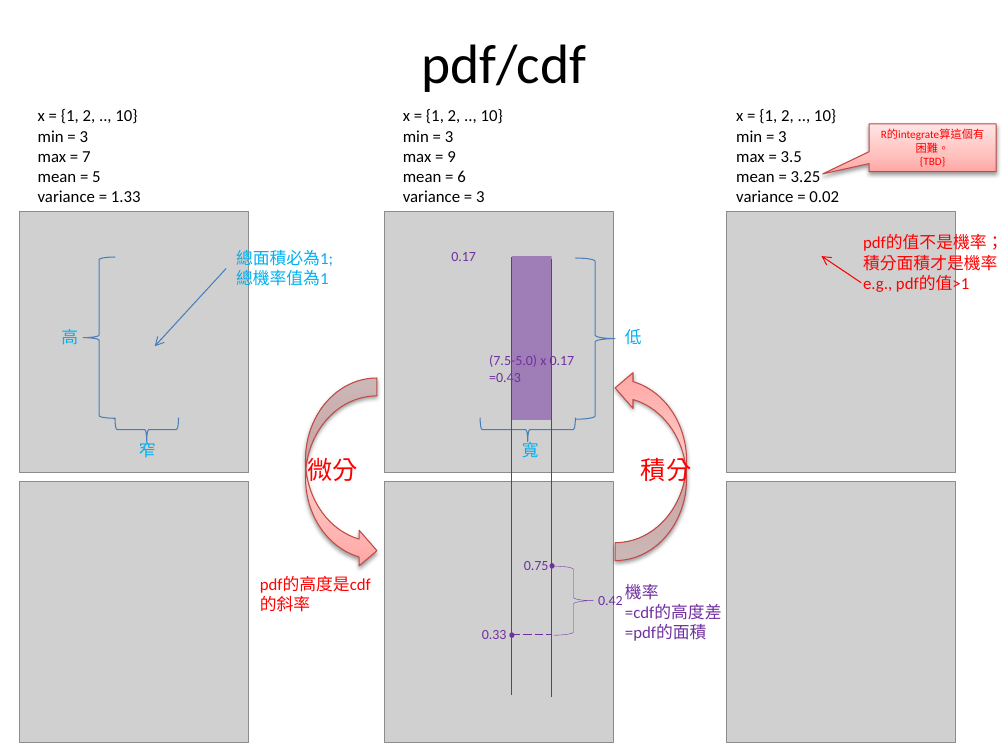
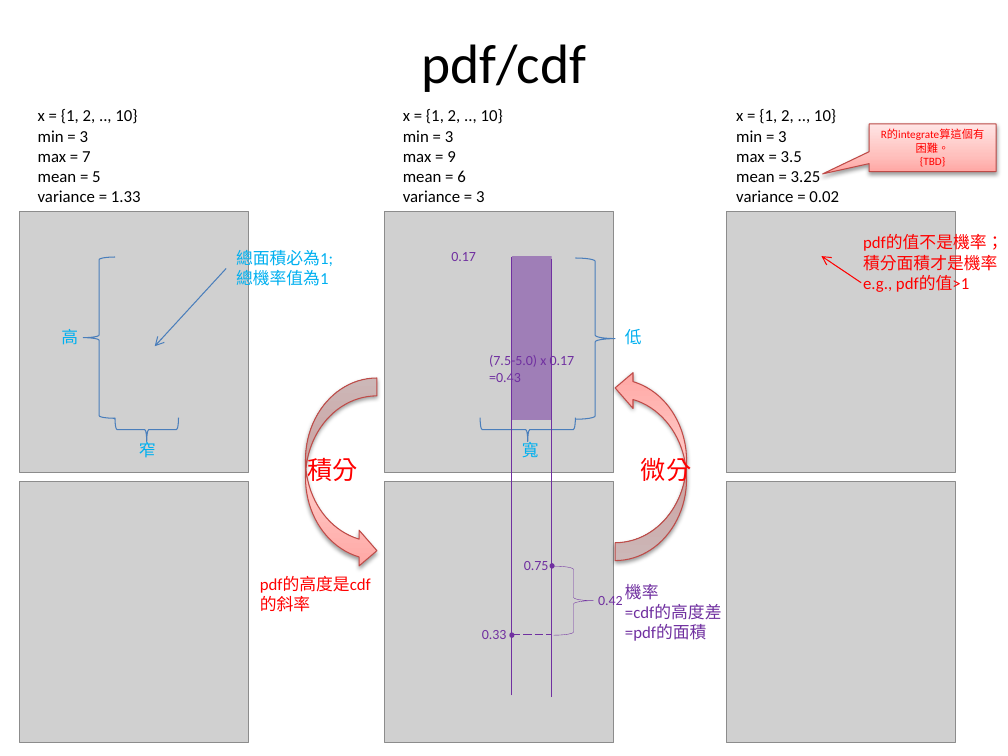
Before and after one commit to fuchingy/data_science, a slide deck: slide 17 of probability/doc/random_variable_distribution.pptx. Drawn at 1008x756 pixels with LibreOffice and Linux fonts; fonts in the diff are those of the drawing; grey boxes stand for pictures. Boxes give left, top, right and bottom in pixels: in the first picture for what was removed or moved away, otherwise in the second. Text is boxed around its words. In the diff, an @@ line names an element or a change of style, - is before the commit and + after.

```diff
--- a/probability/doc/random_variable_distribution.pptx
+++ b/probability/doc/random_variable_distribution.pptx
@@ text at (308,453,358,485): text changed @@
-微分
+積分
@@ text at (641,453,691,485): text changed @@
-積分
+微分
```
Also in this commit, not shown: 3 other slides changed, 1 other file.
